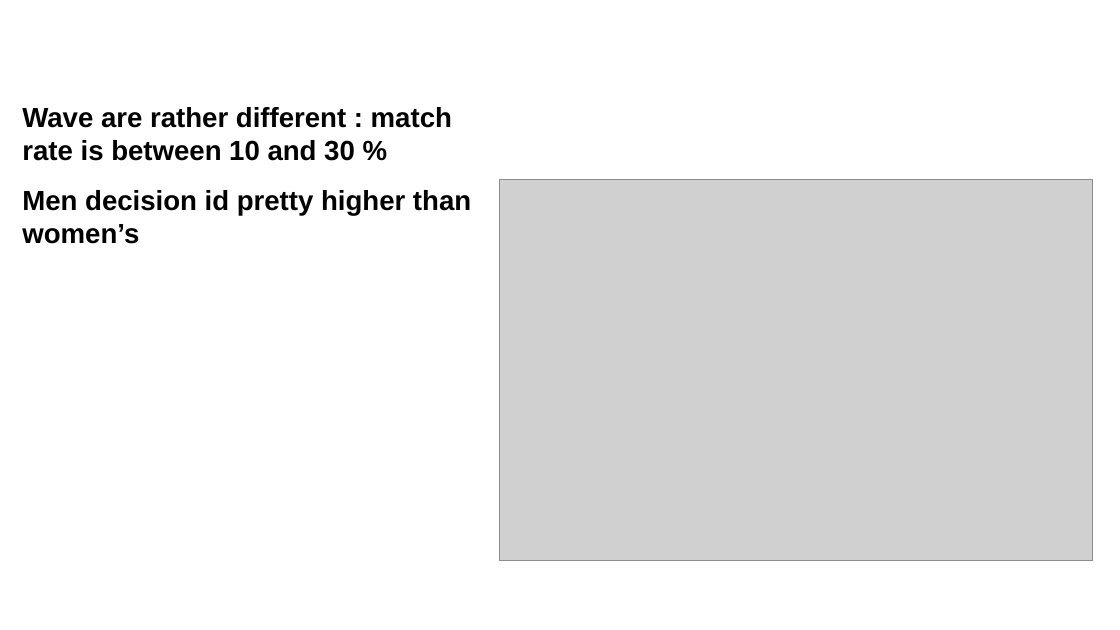
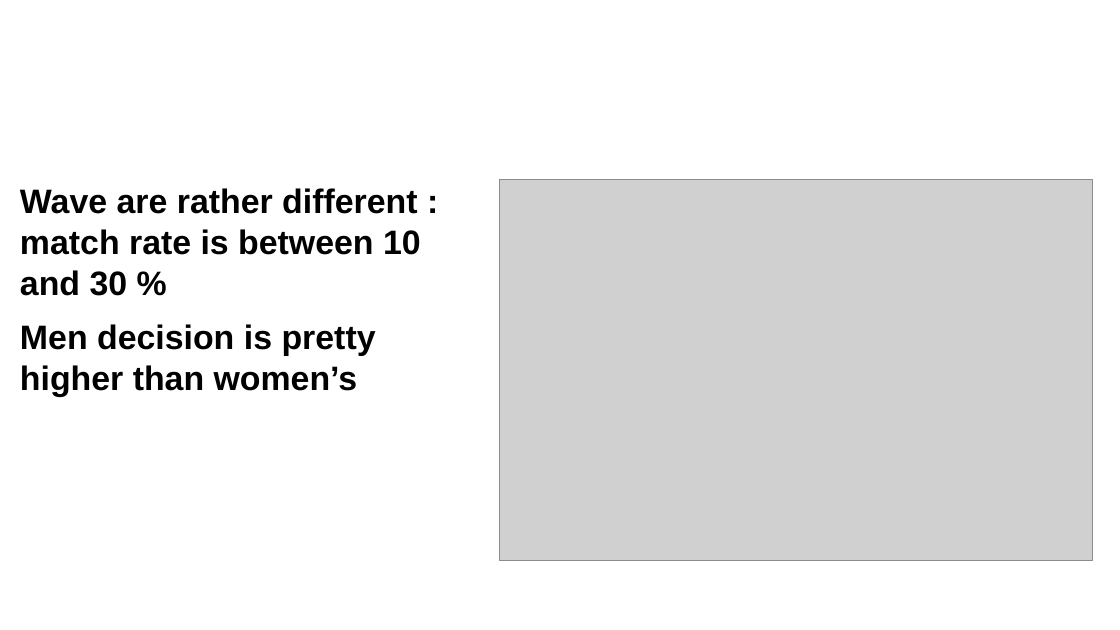
Before and after one commit to cyrilbraguy/Bl2_Tinder, a slide deck: slide 9 of doc/Braguy_CDSD_bl2_tinder.odp. Drawn at 1120x630 pixels with LibreOffice and Linux fonts; fonts in the diff are those of the drawing; grey boxes stand for pictures; background and template pictures are left out. Boxes give left, top, right and bottom in pixels: in the first picture for what was removed or moved away, otherwise in the second. Text is boxed around its words. In the diff, an @@ line names an element or a change of style, - is before the commit and + after.

```diff
--- a/doc/Braguy_CDSD_bl2_tinder.odp
+++ b/doc/Braguy_CDSD_bl2_tinder.odp
@@ text at [20, 188, 421, 296]: size 19.6 to 24 pt in "Wave are rather different : match rate ..." @@
@@ text "Wave are rather different : ...": place and size @@
-text "Wave are rather different : ..." at [22, 107, 471, 244]
+text "Wave are rather different : ..." at [20, 188, 421, 397]
@@ text at [20, 324, 376, 397]: text changed; size 19.6 to 24 pt @@
-Men decision id pretty higher than women’s
+Men decision is pretty higher than women’s
```
Also in this commit, not shown: 15 other slides changed, 4 other files.
